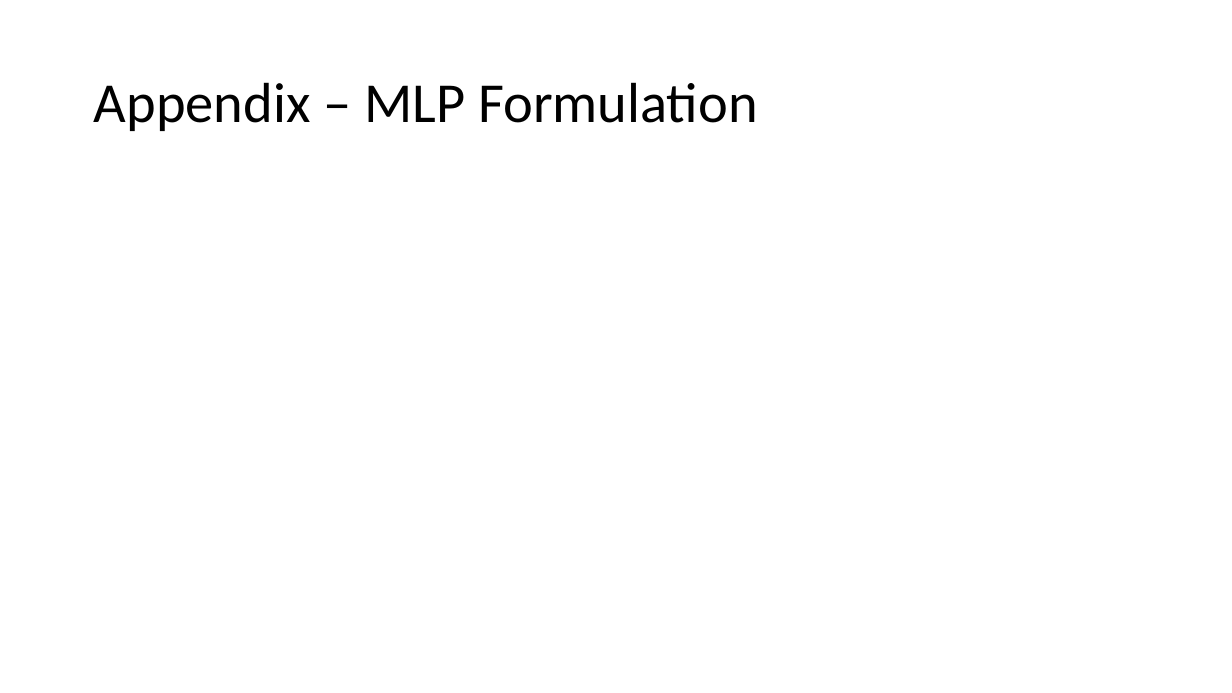
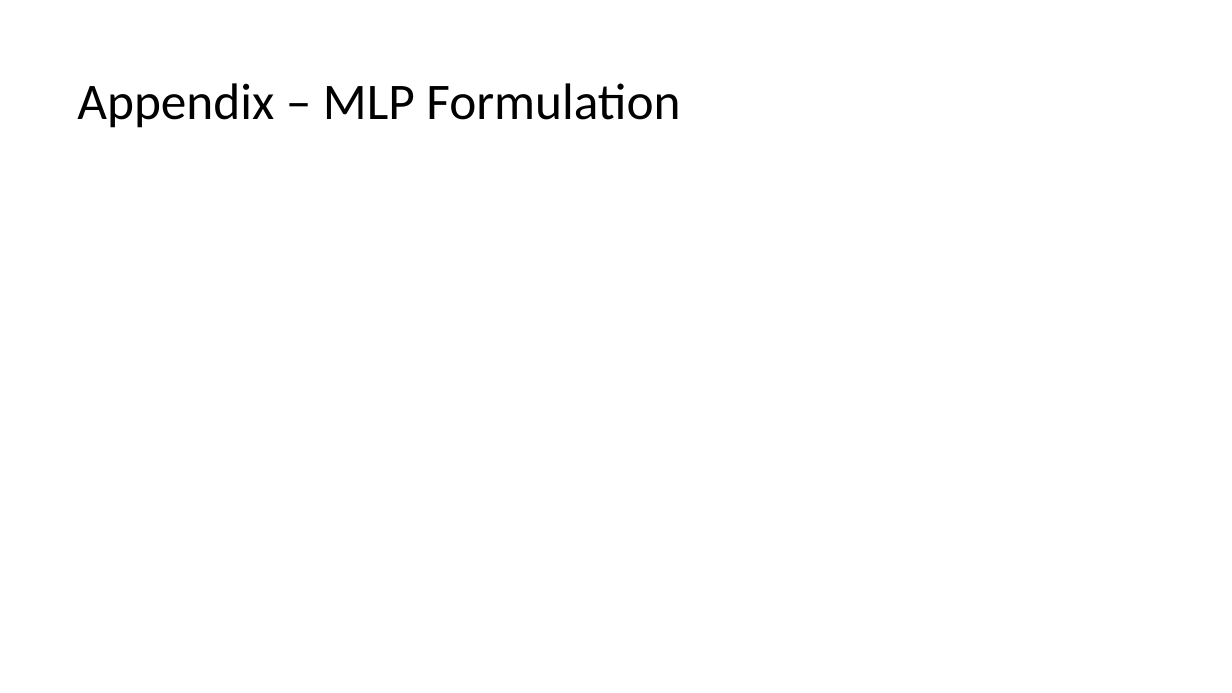
Before and after one commit to deeprob/JournalClub, a slide deck: slide 15 of Sep21/DeepGRN_092121.pptx (slide 13 before the commit). Drawn at 1232x693 pixels with LibreOffice and Linux fonts; fonts in the diff are those of the drawing. Boxes give left, top, right and bottom in pixels: in the first picture for what was removed or moved away, otherwise in the second. Text is boxed around its words. In the diff, an @@ line names an element or a change of style, - is before the commit and + after.

```diff
--- a/Sep21/DeepGRN_092121.pptx
+++ b/Sep21/DeepGRN_092121.pptx
@@ title "Appendix – MLP Formulation": place and size @@
-title "Appendix – MLP Formulation" at <box>94,82,758,131</box>
+title "Appendix – MLP Formulation" at <box>77,83,680,128</box>
@@ title "Appendix – MLP Formulation" at <box>77,83,680,128</box>: size 44 to 40 pt @@
```
Also in this commit, not shown: 14 other slides changed, 5 slides added, 2 slides removed, 3 other files.
